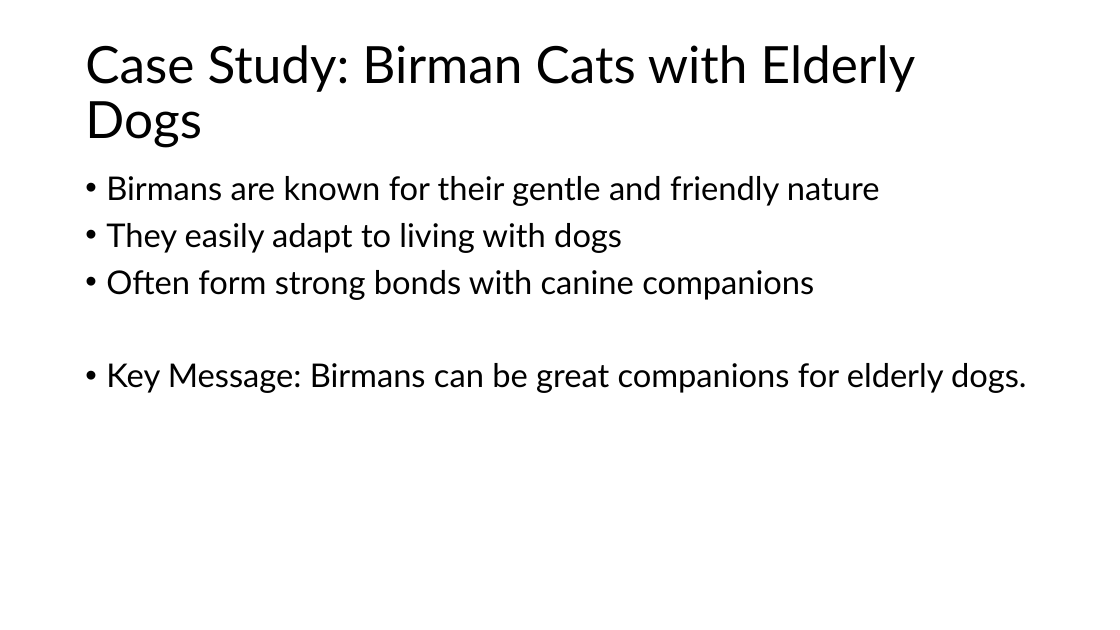
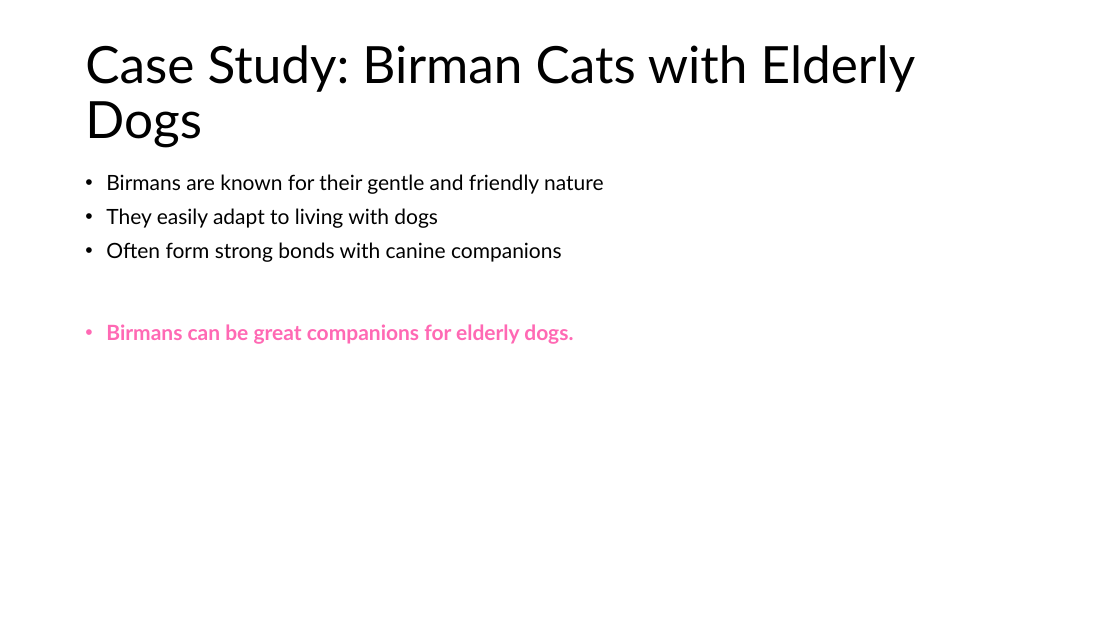
Before and after one commit to drubaga/SlideAI, a slide deck: slide 7 of output/Cats:_Companions_for_Children_and_Elderly_Dogs.pptx. Drawn at 1120x630 pixels with LibreOffice and Linux fonts; fonts in the diff are those of the drawing. Boxes give left, top, right and bottom in pixels: in the first picture for what was removed or moved away, otherwise in the second. Text is boxed around its words. In the diff, an @@ line names an element or a change of style, - is before the commit and + after.

Commit message:
feat(pptx): add intro slide with title/date, styled thank-you slide, and improved color formatting

```diff
--- a/output/Cats:_Companions_for_Children_and_Elderly_Dogs.pptx
+++ b/output/Cats:_Companions_for_Children_and_Elderly_Dogs.pptx
@@ text at [106,174,603,262]: size 28 to 18 pt in "Birmans are known for their gentle and ...", "They easily adapt to living with dogs", "Often form strong bonds with canine companions" @@
@@ text at [106,324,573,344]: text changed; size 28 to 18 pt; text colour #000000 to #FF69B4; bold on @@
-• Key Message: Birmans can be great companions for elderly dogs.
+• Birmans can be great companions for elderly dogs.
```
Also in this commit, not shown: 10 other slides changed, 1 slide added, 1 slide removed, 4 other files.
